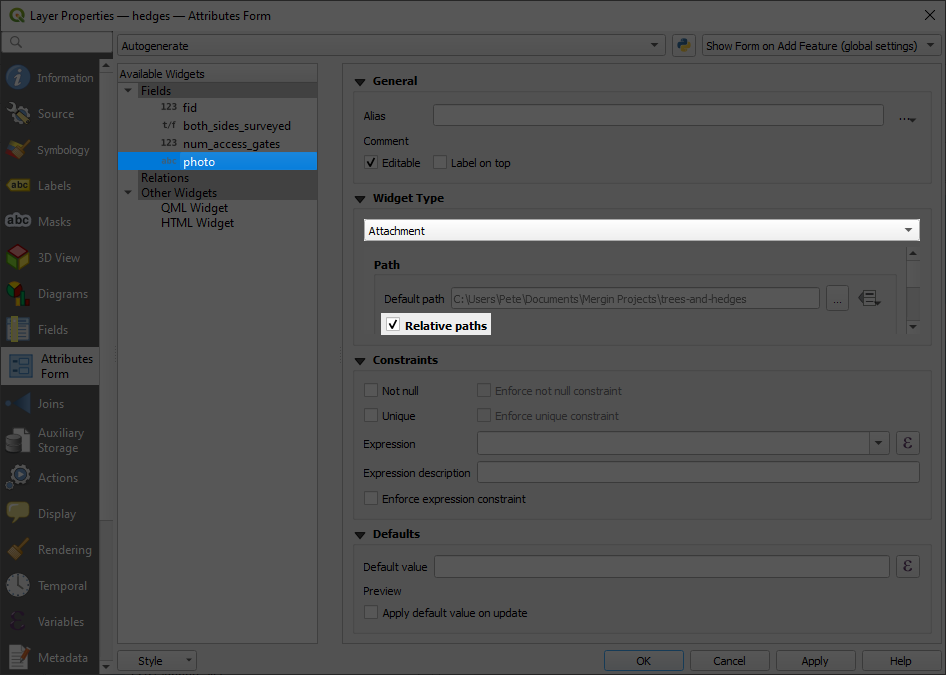
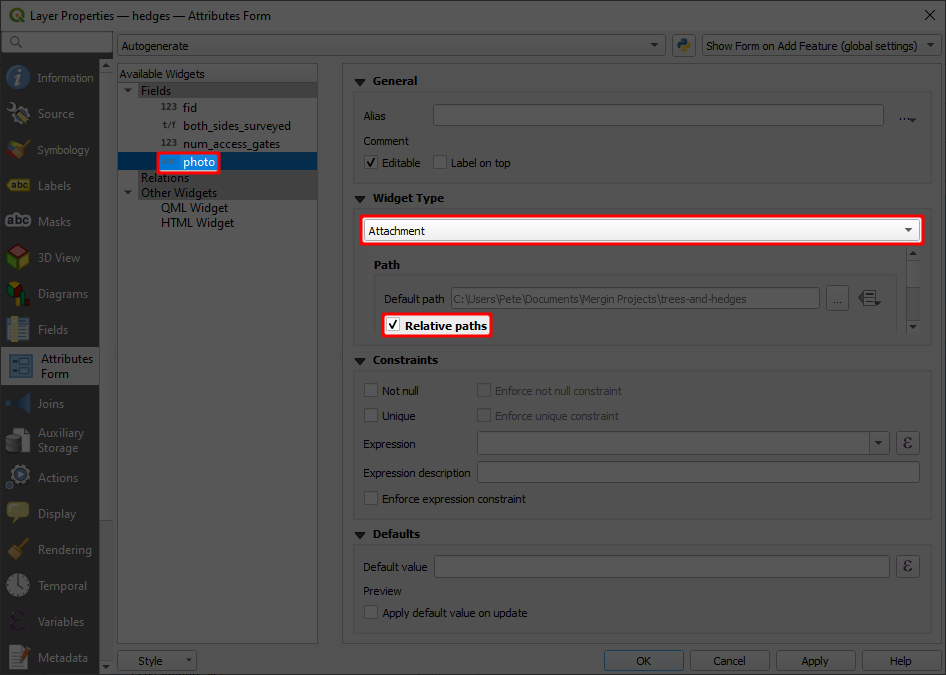
The second 946 x 675 image is a revision of the first. Changes to its layers:
added layer "Red" above "Black" over 156, 151, 925, 338
painted on "Black" over 118, 152, 923, 336
